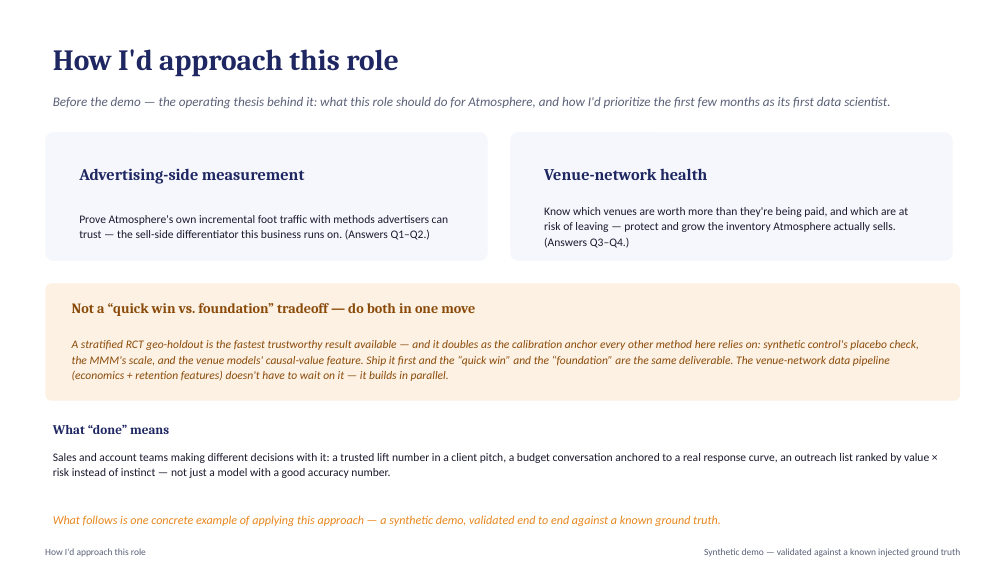
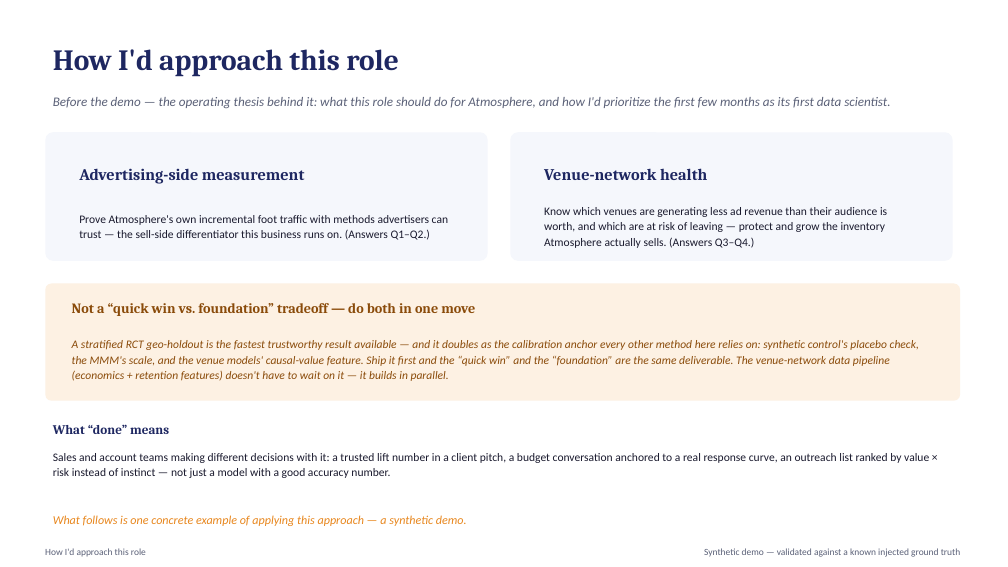
Before and after one commit to crystal1361/atmosphere-dooh-measurement, a slide deck: slide 2 of deck/AtmosphereTV_DOOH_Measurement.pptx. Drawn at 1008x567 pixels with LibreOffice and Linux fonts; fonts in the diff are those of the drawing. Boxes give left, top, right and bottom in pixels: in the first picture for what was removed or moved away, otherwise in the second. Text is boxed around its words. In the diff, an @@ line names an element or a change of style, - is before the commit and + after.

```diff
--- a/deck/AtmosphereTV_DOOH_Measurement.pptx
+++ b/deck/AtmosphereTV_DOOH_Measurement.pptx
@@ text at <box>544,207,887,248</box>: text changed @@
-Know which venues are worth more than they're being paid, and which are at risk of leaving — protect and grow the inventory Atmosphere actually sells. (Answers Q3–Q4.)
+Know which venues are generating less ad revenue than their audience is worth, and which are at risk of leaving — protect and grow the inventory Atmosphere actually sells. (Answers Q3–Q4.)
@@ text at <box>53,515,467,526</box>: text changed @@
-What follows is one concrete example of applying this approach — a synthetic demo, validated end to end against a known ground truth.
+What follows is one concrete example of applying this approach — a synthetic demo.
```
Also in this commit, not shown: 2 other files.
